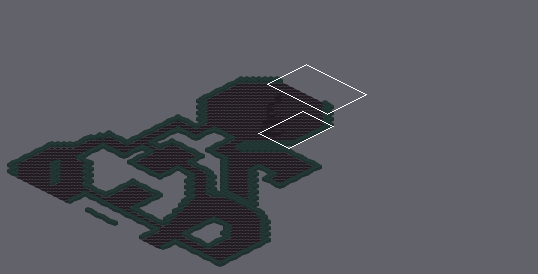
Two states of a Tiled map, Game/maps/Level2_Started.tmx. The first picture is a wide view before the edit; the outline marks the close-up.
Close-up. The starting point:
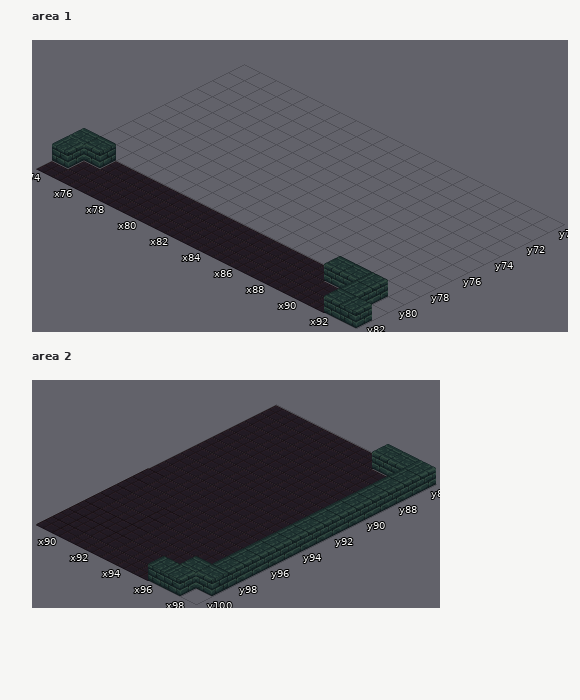
Cells are 64x32 px. Isometric: x runs down to the right, y down to the left. Shown: area 1 x 74..93, y 70..82; area 2 x 89..98, y 86..100. The commit also changed other parts of the map, which this record leaves out.
New version:
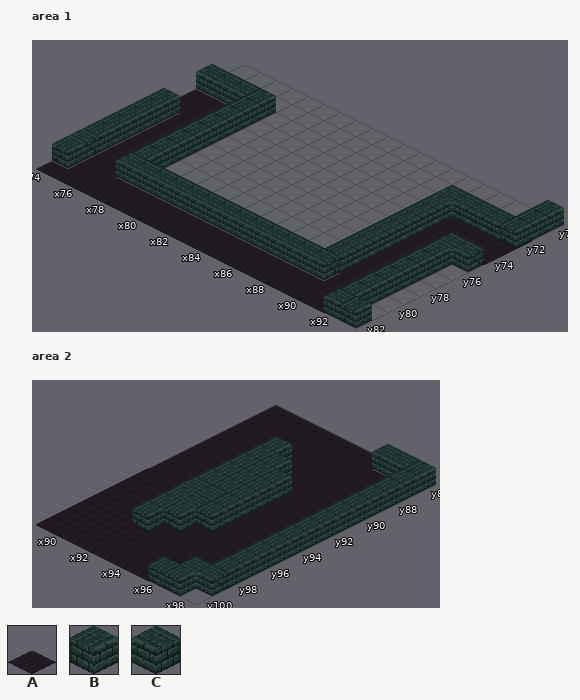
Key: from "tileset_level_1": A 0, B 32, C 33.
_ is an empty cell.
Tiles replaced or removed in this view: A, C.
Difference:
Changed rows in their new state; . is an unchanged cell.
Layer "graphics", area 1:
first column x 74:
72 ...............CCCCC
73 AAA............BAAAA
74 AAA............BAAAA
75 .AA............BAA..
76 .AA............BAA..
77 .AA............BAA..
78 .AA............BAA..
79 .AA............BAA..
80 .A._____________AA..
Layer "Assets/walls/How te map looks", area 1:
first column x 74:
70 ...................B
71 ...................B
72 CCCB...............B
73 ...B................
74 ...B................
75 B..B..............CC
76 B..B..............B.
77 B..B..............B.
78 B..B..............B.
79 B..B..............B.
80 ._.CCCCCCCCCCCCC__..
Layer "Assets/walls/How te map looks", area 2:
first column x 92:
 89 B..
 90 BB.
 91 BBB
 92 BBB
 93 BBB
 94 CCB
 95 BCB
 96 BB.
 97 B..
